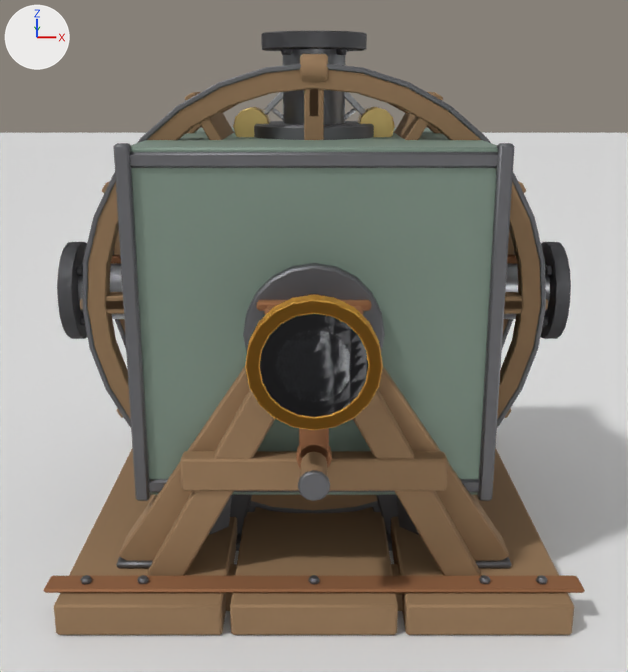
The Blender file Art/feKinetic/feKinetic.blend, before and after one commit.
Before and after are seen from a 50 mm lens placed at (0.0, -1.751, 0.912), pointed at (0.0, -0.025, 0.409). Arrows for +X, +Y and +Z are at upper left; the lights stay in place. The older version comes first.

Script lines for the objects in view, before the commit:
```python
ob_fespin_gauge3 = bpy.data.objects.new('FeSpin_Gauge3', me_fespin_gauge3_001)
ob_fespin_gauge3.parent = ob_fetorquegauge_base
ob_fespin_gauge3.location = (0.0, 0.0, 0.5)
ob_fespin_gauge3.rotation_euler = (0.0, 0.0, -1.571)  # degrees (0, 0, -90)
ob_fespin_x0_5_governor = bpy.data.objects.new('FeSpin_x0.5_Governor', me_fespin_x0_5_governor_001)
ob_fespin_x0_5_governor.parent = ob_fetorqueregulator_base
ob_fespin_x0_5_governor.location = (0.0, 0.0, 0.76)
ob_fespin_x0_5_governor.rotation_euler = (1.571, 0.0, 0.0)  # degrees (90, 0, 0)
ob_fetorquecrank_base = bpy.data.objects.new('feTorqueCrank_Base', me_fetorquecrank_base_001)
ob_fetorquecrank_base.location = (0.0, 0.0, 0.0)
# also in view: 'feClutch_Base' at (0.0, 0.0, 0.478); 'FeSpinOut_Inverter' at (0.0, -0.251, 0.5); 'feCrank_Rotor' at (0.0, 0.0, 0.5); 'FeSpin_Gauge4' at (-0.365, 0.0, 0.5); 'feSpinInverter_Base' at (0.0, 0.0, 0.38)
```
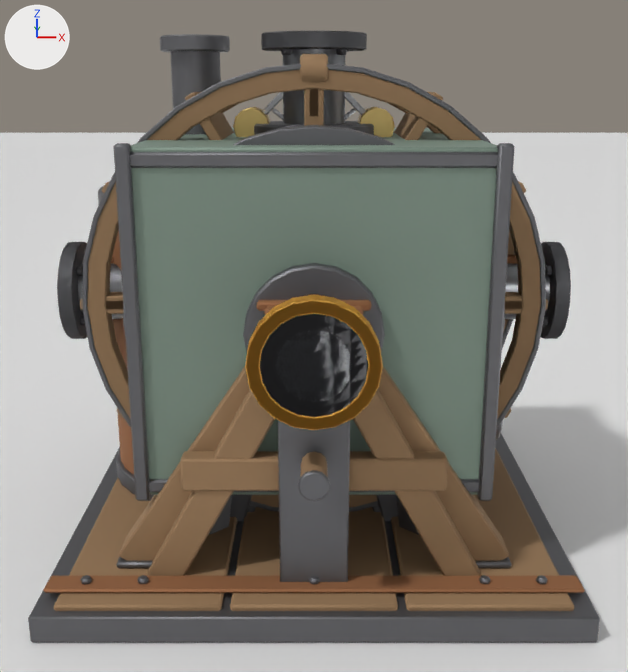
The change, as a diff of the scene's bpy script:
```diff
--- a/Art/feKinetic/feKinetic.blend.py
+++ b/Art/feKinetic/feKinetic.blend.py
@@ me_fespin_steamflywheel @@
+me_fespin_steamflywheel.from_pydata(...)  # 536 vertices, 386 faces; spans x -0.34..0.34, y -0.5..0.5, z -0.34..0.34
+me_fespin_steamflywheel.polygons.foreach_set('use_smooth', [True] * 386)
+# faces by material slot: [306, 46, 34]
+me_fespin_steamflywheel.materials.append(mat_fekin_iron)  # grey #6f6f73
+me_fespin_steamflywheel.materials.append(mat_fekin_steel)  # grey #adafb3
+me_fespin_steamflywheel.materials.append(mat_fekin_rust)  # brown #996945
@@ me_festeamengine_base @@
+me_festeamengine_base.from_pydata(...)  # 316 vertices, 190 faces; spans x -0.48..0.48, y -0.48..0.48, z 0.0..1.0
+me_festeamengine_base.polygons.foreach_set('use_smooth', [True] * 190)
+# faces by material slot: [104, 24, 38, 24]
+me_festeamengine_base.materials.append(mat_fekin_iron)  # grey #6f6f73
+me_festeamengine_base.materials.append(mat_fekin_steel)  # grey #adafb3
+me_festeamengine_base.materials.append(mat_fekin_rust)  # brown #996945
+me_festeamengine_base.materials.append(mat_fekin_brass)  # yellow #dabf7c
@@ ob_fespin_steamflywheel @@
+ob_fespin_steamflywheel = bpy.data.objects.new('FeSpin_SteamFlywheel', me_fespin_steamflywheel)
+ob_fespin_steamflywheel.parent = ob_festeamengine_base
+ob_fespin_steamflywheel.location = (0.0, 0.0, 0.5)
+_m = ob_fespin_steamflywheel.modifiers.new('Bevel', 'BEVEL')
+_m.width = 0.002
+_m.width_pct = 0.002
@@ ob_festeamengine_base @@
+ob_festeamengine_base = bpy.data.objects.new('feSteamEngine_Base', me_festeamengine_base)
+ob_festeamengine_base.location = (0.0, 0.0, 0.0)
+_m = ob_festeamengine_base.modifiers.new('Bevel', 'BEVEL')
+_m.width = 0.003
+_m.width_pct = 0.003
```

Changed parts and their boxes [x1, y1, x2, y2] in the pictures (628 x 672 px):
'feSteamEngine_Base', added: after [28, 34, 600, 642]
    faces in mat_fekin_iron (grey #6f6f73): [28, 34, 600, 642]
    faces in mat_fekin_rust (brown #996945): [112, 230, 134, 475]
'FeSpin_SteamFlywheel', added (mostly hidden): after [123, 125, 505, 339]
